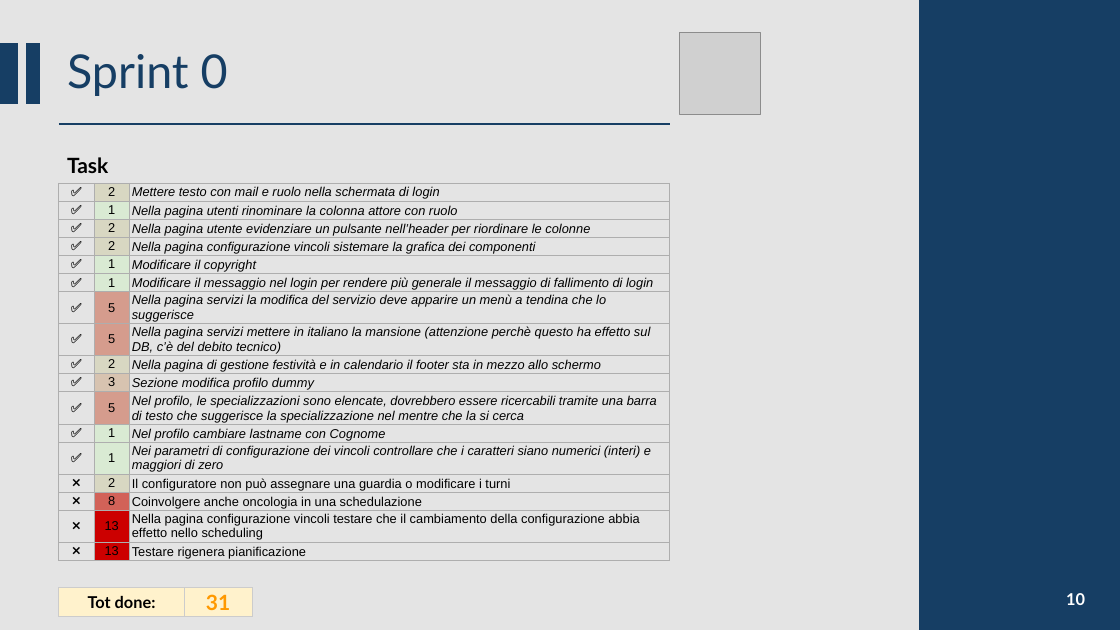
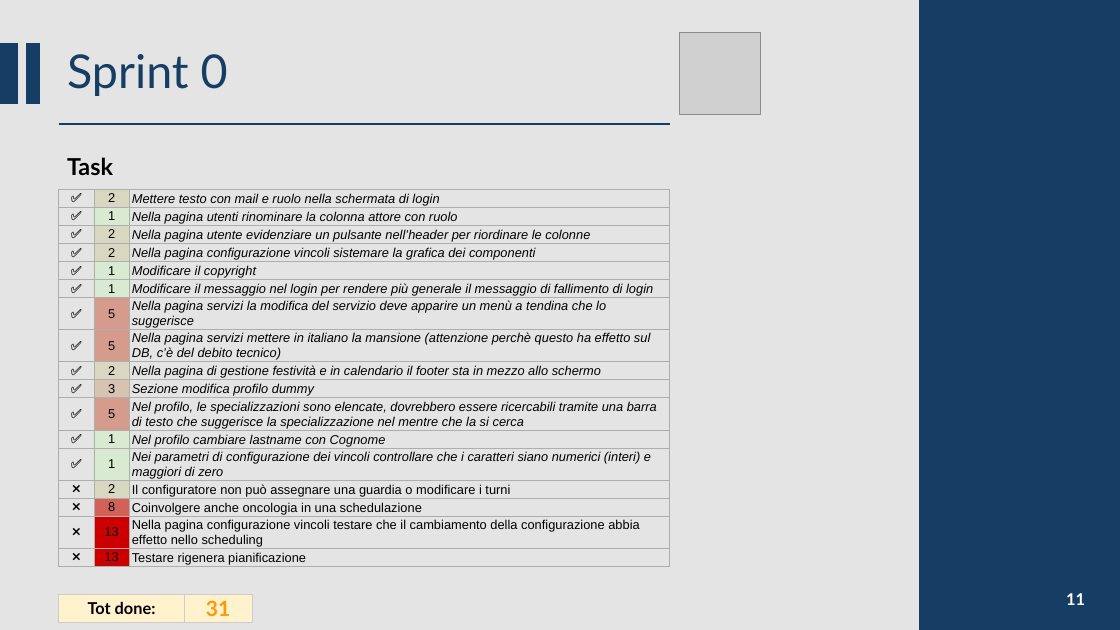
Before and after one commit to CSW-Teams/MS3-docs, a slide deck: slide 11 of ShiftsHappen/Sprint 5/CSW Sprint 5.pptm (slide 10 before the commit). Drawn at 1120x630 pixels with LibreOffice and Linux fonts; fonts in the diff are those of the drawing; grey boxes stand for pictures. Boxes give left, top, right and bottom in pixels: in the first picture for what was removed or moved away, otherwise in the second. Text is boxed around its words. In the diff, an @@ line names an element or a change of style, - is before the commit and + after.

Commit message:
Added slides for Sprint 1

```diff
--- a/ShiftsHappen/Sprint 5/CSW Sprint 5.pptm
+++ b/ShiftsHappen/Sprint 5/CSW Sprint 5.pptm
@@ text "Task" at [67,157,113,175]: size 18 to 20 pt @@
@@ table: place and size @@
-table at [59,183,670,579]
+table at [59,189,670,585]
@@ table: place and size @@
-table at [59,588,252,617]
+table at [59,594,252,623]
@@ page number at [1066,593,1085,605]: text changed @@
-10
+11
```
Also in this commit, not shown: 8 other slides changed, 18 slides added, 1 other file.
